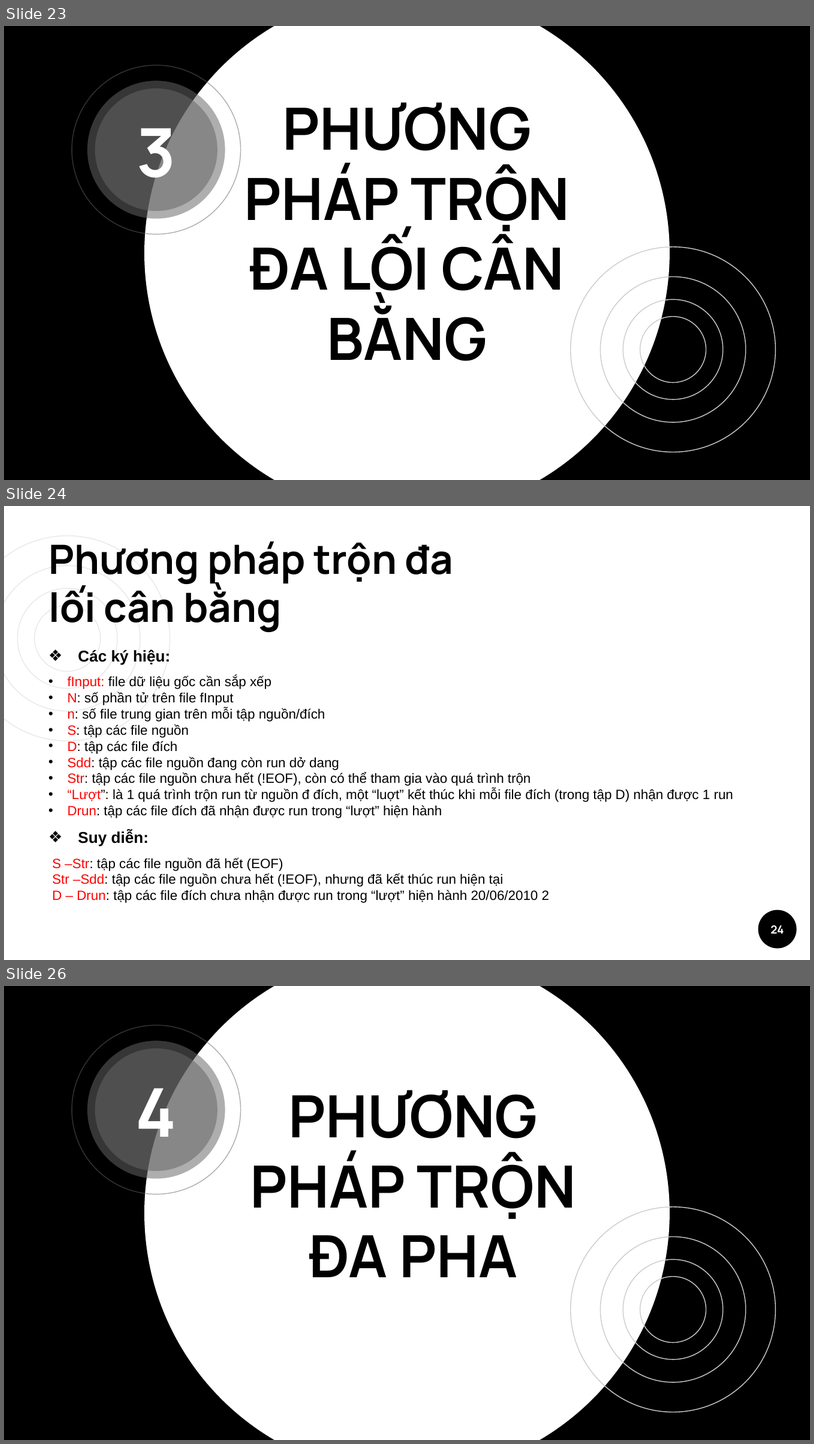
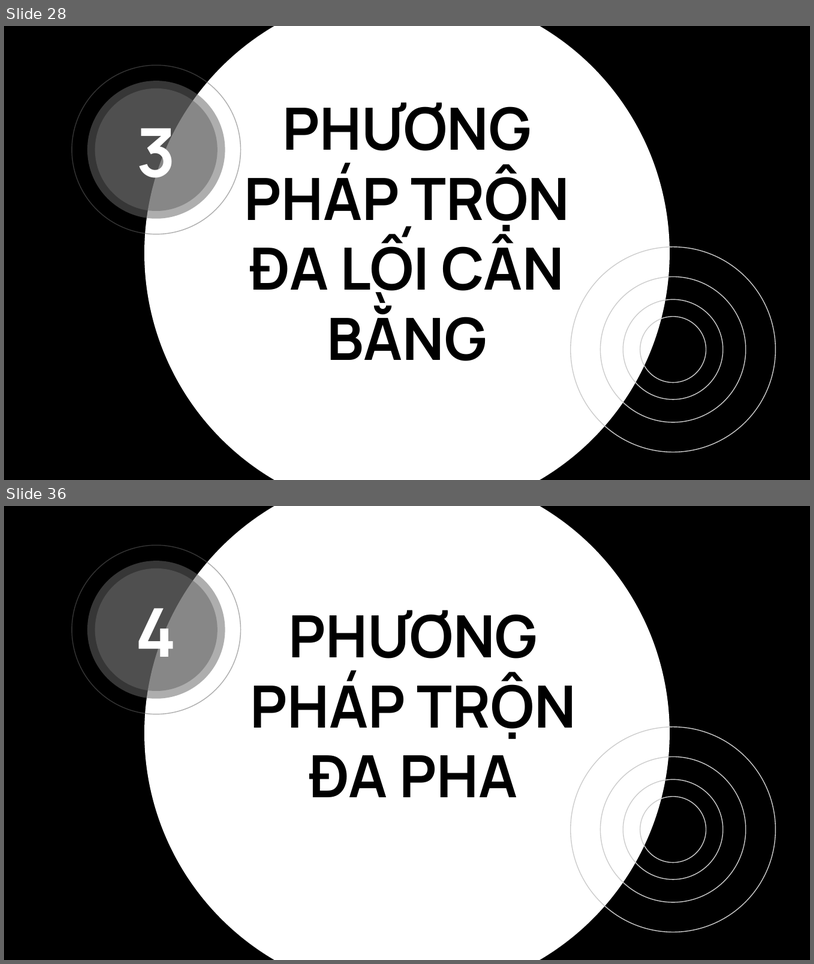
Before and after one commit to Nhatthanh1/CS523_N05, a slide deck: ExternalSort/ESshow.pptx. Shown one above the other, each under a label of ours: slides 23, 24 and 26 before the commit, slides 28 and 36 after it; the slides between them are not shown. The pictures are 814x1444 and 814x964 pixels, drawn with LibreOffice and Linux fonts; fonts in the diff are those of the drawing. Boxes give left, top, right and bottom in pixels: in the first picture for what was removed or moved away, otherwise in the second. Text is boxed around its words. In the diff, an @@ line names an element or a change of style, - is before the commit and + after.

```diff
--- a/ExternalSort/ESshow.pptx
+++ b/ExternalSort/ESshow.pptx
@@ slide 24 removed at (x1=4, y1=506, x2=810, y2=960), background #FFFFFF @@
@@ title removed at (x1=48, y1=541, x2=453, y2=632) @@
-Phương pháp trộn đa lối cân bằng
@@ group removed at (x1=4, y1=536, x2=170, y2=741): 4 ellipses @@
@@ text removed at (x1=52, y1=649, x2=734, y2=903) @@
-❖ Các ký hiệu:
-• fInput: file dữ liệu gốc cần sắp xếp
-• N: số phần tử trên file fInput
-• n: số file trung gian trên mỗi tập nguồn/đích
-• S: tập các file nguồn
-• D: tập các file đích
-• Sdd: tập các file nguồn đang còn run dở dang
-• Str: tập các file nguồn chưa hết (!EOF), còn có thể tham gia vào quá trình trộn
-• “Lượt”: là 1 quá trình trộn run từ nguồn đ đích, một “luợt” kết thúc khi mỗi file đích (trong tập D) nhận được 1 run
-• Drun: tập các file đích đã nhận được run trong “lượt” hiện hành
-❖ Suy diễn:
-S –Str: tập các file nguồn đã hết (EOF)
-Str –Sdd: tập các file nguồn chưa hết (!EOF), nhưng đã kết thúc run hiện tại
-D – Drun: tập các file đích chưa nhận được run trong “lượt” hiện hành 20/06/2010 2
@@ ellipse removed at (x1=759, y1=909, x2=797, y2=948) @@
@@ page number removed at (x1=771, y1=925, x2=784, y2=933) @@
-24
@@ what was slide 23 is now slide 28 @@
@@ what was slide 26 is now slide 36 @@
```
Also in this commit, not shown: 7 slides changed, 11 slides added.
